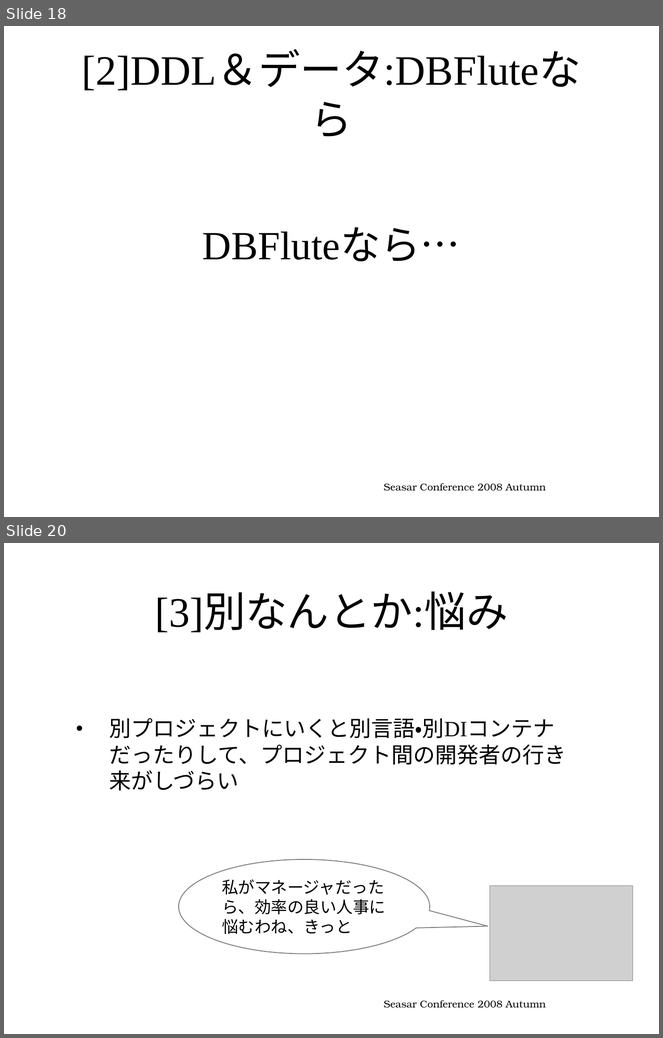
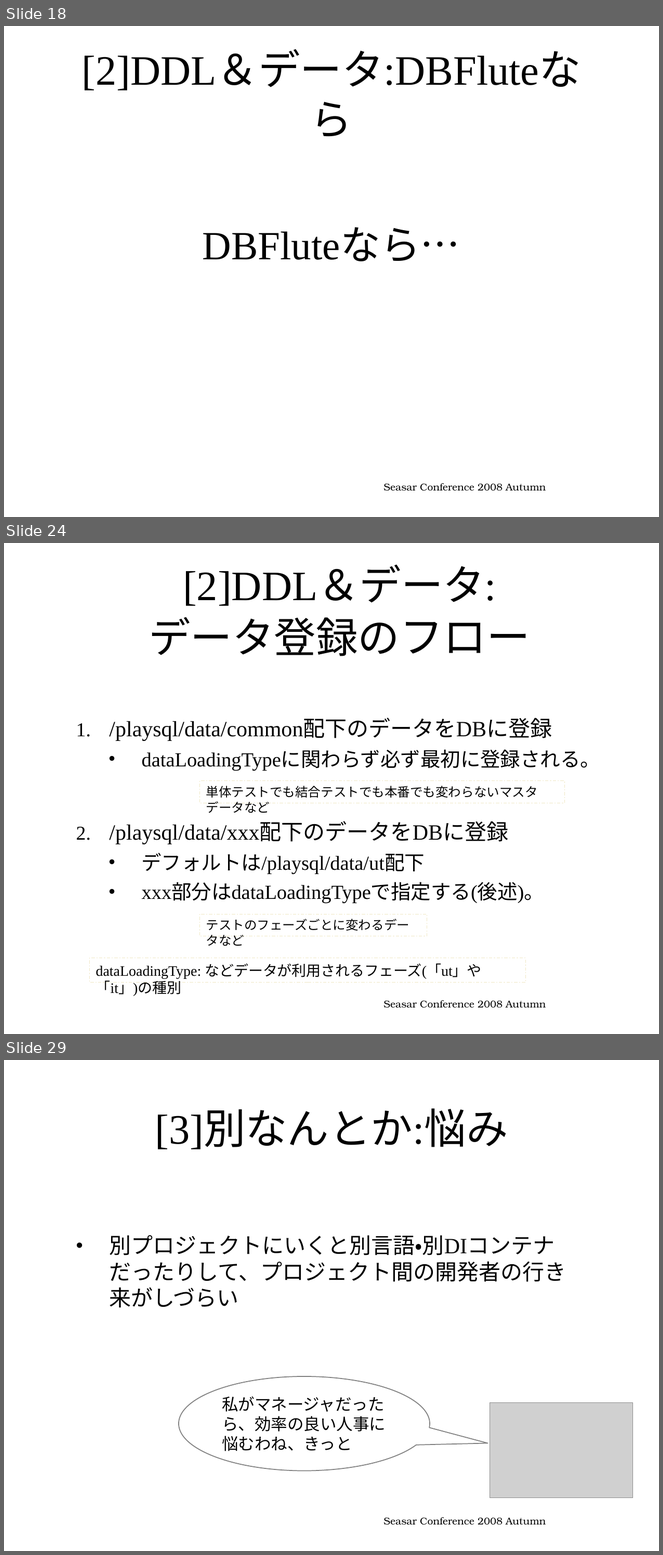
Before and after one commit to seasarorg/dbflute, a slide deck: dbflute/etc/doc/ref/session/resource/GenbaSolution2-sc2008autumn-dbflute.pptx. Shown one above the other, each under a label of ours: slides 18 and 20 before the commit, slides 18, 24 and 29 after it; the slides between them are not shown. The pictures are 663x1038 and 663x1555 pixels, drawn with LibreOffice and Linux fonts; fonts in the diff are those of the drawing; grey boxes stand for pictures; background and template pictures are left out. Boxes give left, top, right and bottom in pixels: in the first picture for what was removed or moved away, otherwise in the second. Text is boxed around its words. In the diff, an @@ line names an element or a change of style, - is before the commit and + after.

Commit message:
Making conference document.

```diff
--- a/dbflute/etc/doc/ref/session/resource/GenbaSolution2-sc2008autumn-dbflute.pptx
+++ b/dbflute/etc/doc/ref/session/resource/GenbaSolution2-sc2008autumn-dbflute.pptx
@@ slide 24 added at (x1=4, y1=543, x2=659, y2=1034), background picture (left out) @@
@@ title added at (x1=149, y1=567, x2=531, y2=656), 46 pt, text #000000 @@
+[2]DDL＆データ:
+データ登録のフロー
@@ text added at (x1=109, y1=719, x2=601, y2=903), 22 pt, text #000000 @@
+1. /playsql/data/common配下のデータをDBに登録
+  • dataLoadingTypeに関わらず必ず最初に登録される。
+2. /playsql/data/xxx配下のデータをDBに登録
+  • デフォルトは/playsql/data/ut配下
+  • xxx部分はdataLoadingTypeで指定する(後述)。
@@ rectangle added at (x1=200, y1=781, x2=565, y2=803), outline #000000 0.75 pt dashed, 14 pt, text #000000 @@
+単体テストでも結合テストでも本番でも変わらないマスタデータなど
@@ rectangle added at (x1=200, y1=914, x2=427, y2=937), outline #000000 0.75 pt dashed, 14 pt, text #000000 @@
+テストのフェーズごとに変わるデータなど
@@ rectangle added at (x1=89, y1=958, x2=526, y2=982), outline #000000 0.75 pt dashed, 16 pt, text #000000 @@
+dataLoadingType: などデータが利用されるフェーズ(「ut」や「it」)の種別
@@ text added at (x1=384, y1=1001, x2=546, y2=1008), 11 pt, text #000000 @@
+Seasar Conference 2008 Autumn
@@ what was slide 20 is now slide 29 @@
```
Also in this commit, not shown: 1 slide changed, 8 other slides added.
